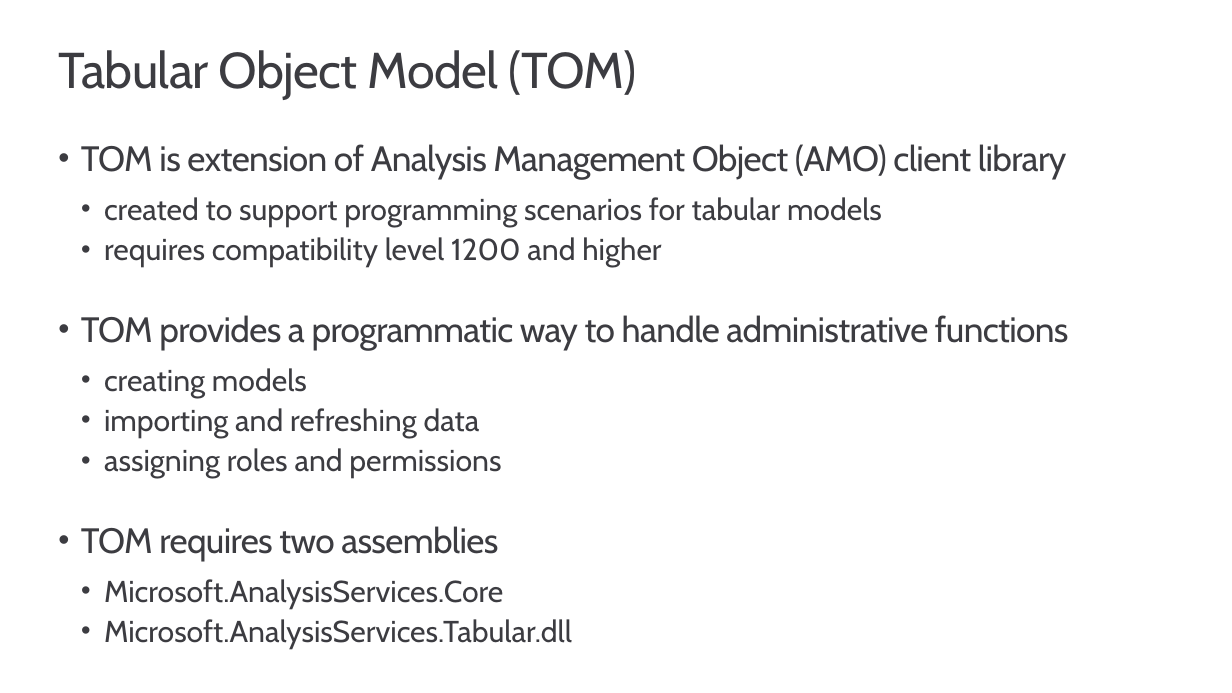
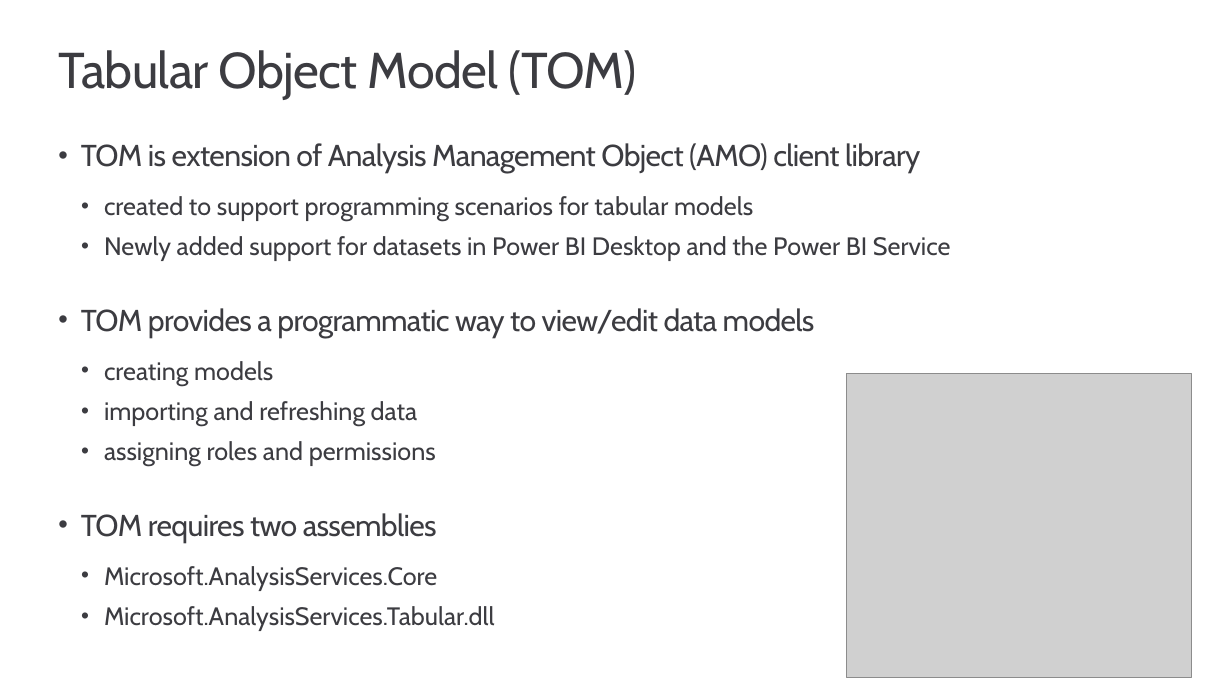
Before and after one commit to PowerBiDevCamp/Camp-Sessions, a slide deck: slide 4 of Session 04 - Programing Datasets using the Tabular Object Model.pptx (slide 5 before the commit). Drawn at 1232x693 pixels with LibreOffice and Linux fonts; fonts in the diff are those of the drawing; grey boxes stand for pictures; background and template pictures are left out. Boxes give left, top, right and bottom in pixels: in the first picture for what was removed or moved away, otherwise in the second. Text is boxed around its words. In the diff, an @@ line names an element or a change of style, - is before the commit and + after.

Commit message:
Updates

```diff
--- a/Session 04 - Programing Datasets using the Tabular Object Model.pptx
+++ b/Session 04 - Programing Datasets using the Tabular Object Model.pptx
@@ text at bbox=[81, 143, 920, 631]: size 28 to 24 pt in "TOM is extension of Analysis Management Object ...", "TOM requires two assemblies"; size 24 to 20 pt in "created to support programming scenarios for tabular ...", "creating models", "importing and refreshing data", "assigning roles and permissions" and 2 more places @@
@@ text at bbox=[81, 236, 951, 338]: text changed; size 28 to 20 pt @@
-  • requires compatibility level 1200 and higher
-• TOM provides a programmatic way to handle administrative functions
+  • Newly added support for datasets in Power BI Desktop and the Power BI Service
+• TOM provides a programmatic way to view/edit data models
@@ picture added at bbox=[846, 373, 1191, 677] @@
```
Also in this commit, not shown: 2 other slides changed, 3 slides removed.
